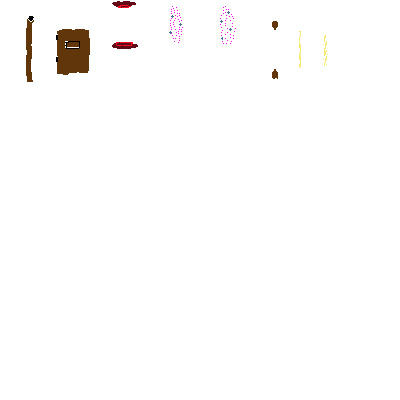
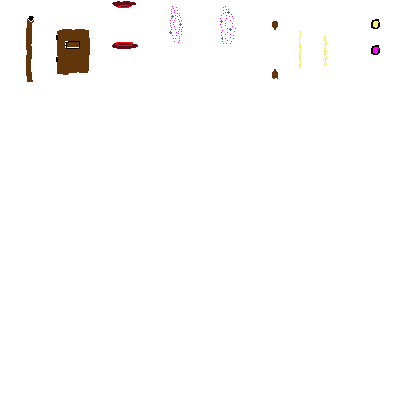
The second w=400, h=400 image is a revision of the first. Changes to its layers:
painted on "monster-details" over [left=371, top=19, right=380, bottom=55]
